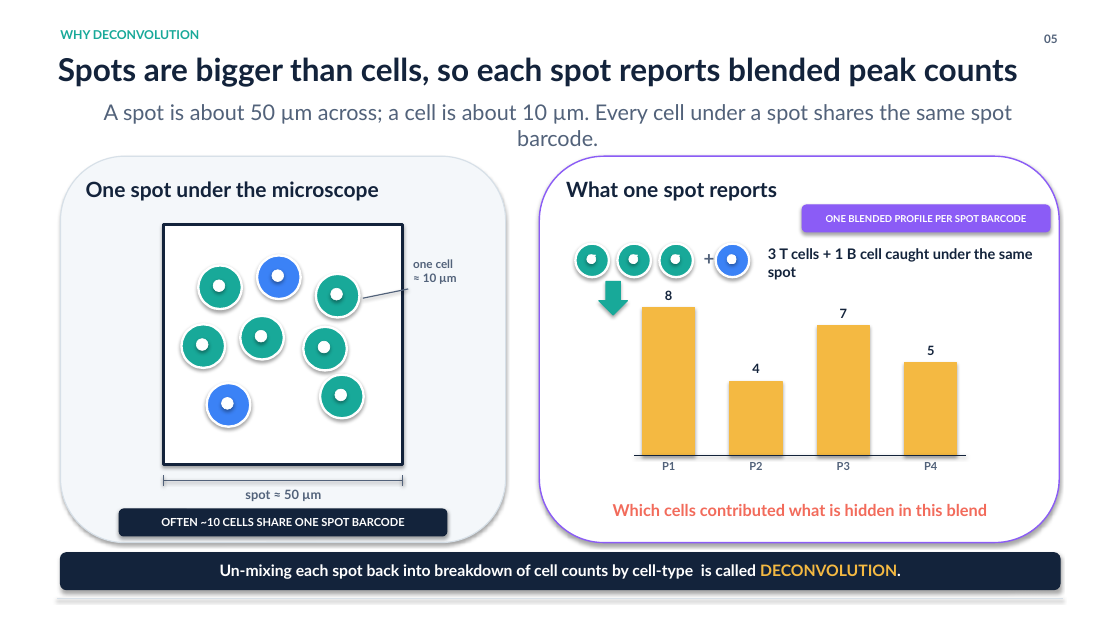
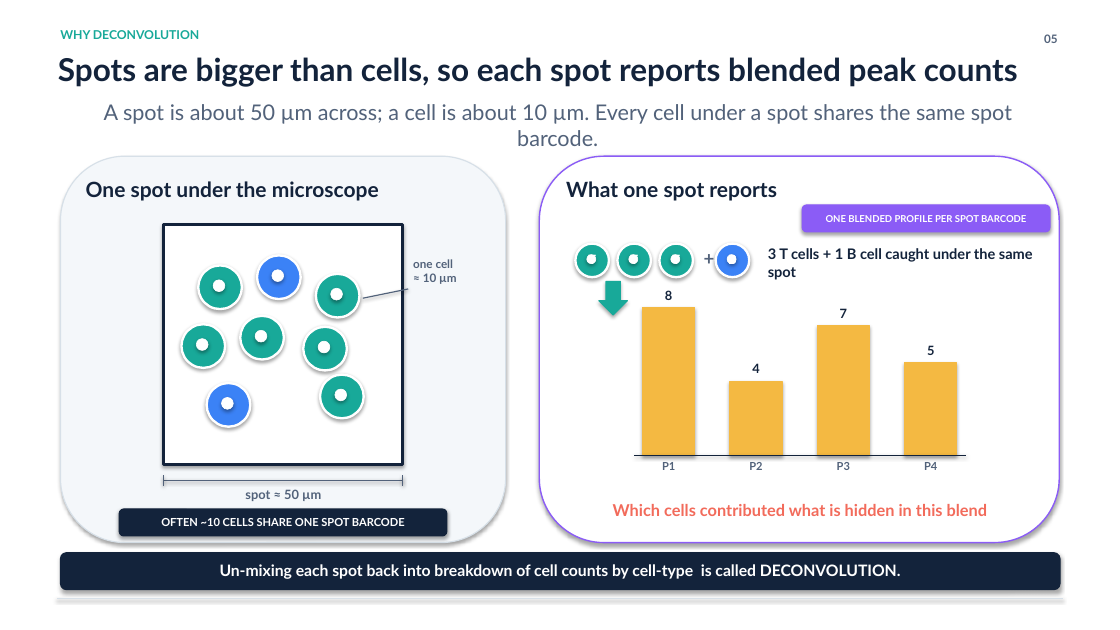
Before and after one commit to ericzhuang2010/deconvATAC, a slide deck: slide 5 of docs/ShapeMix/presentations/ShapeMix_High_School_Research_Deck.pptx. Drawn at 1120x630 pixels with LibreOffice and Linux fonts; fonts in the diff are those of the drawing. Boxes give left, top, right and bottom in pixels: in the first picture for what was removed or moved away, otherwise in the second. Text is boxed around its words. In the diff, an @@ line names an element or a change of style, - is before the commit and + after.

```diff
--- a/docs/ShapeMix/presentations/ShapeMix_High_School_Research_Deck.pptx
+++ b/docs/ShapeMix/presentations/ShapeMix_High_School_Research_Deck.pptx
@@ text "Un-mixing each spot back into ..." at [220,564,901,579]: text colour #F4B942 to #FFFFFF in "DECONVOLUTION." @@
```
Also in this commit, not shown: 10 other slides changed, 2 slides added, 1 slide removed, 3 other files.
